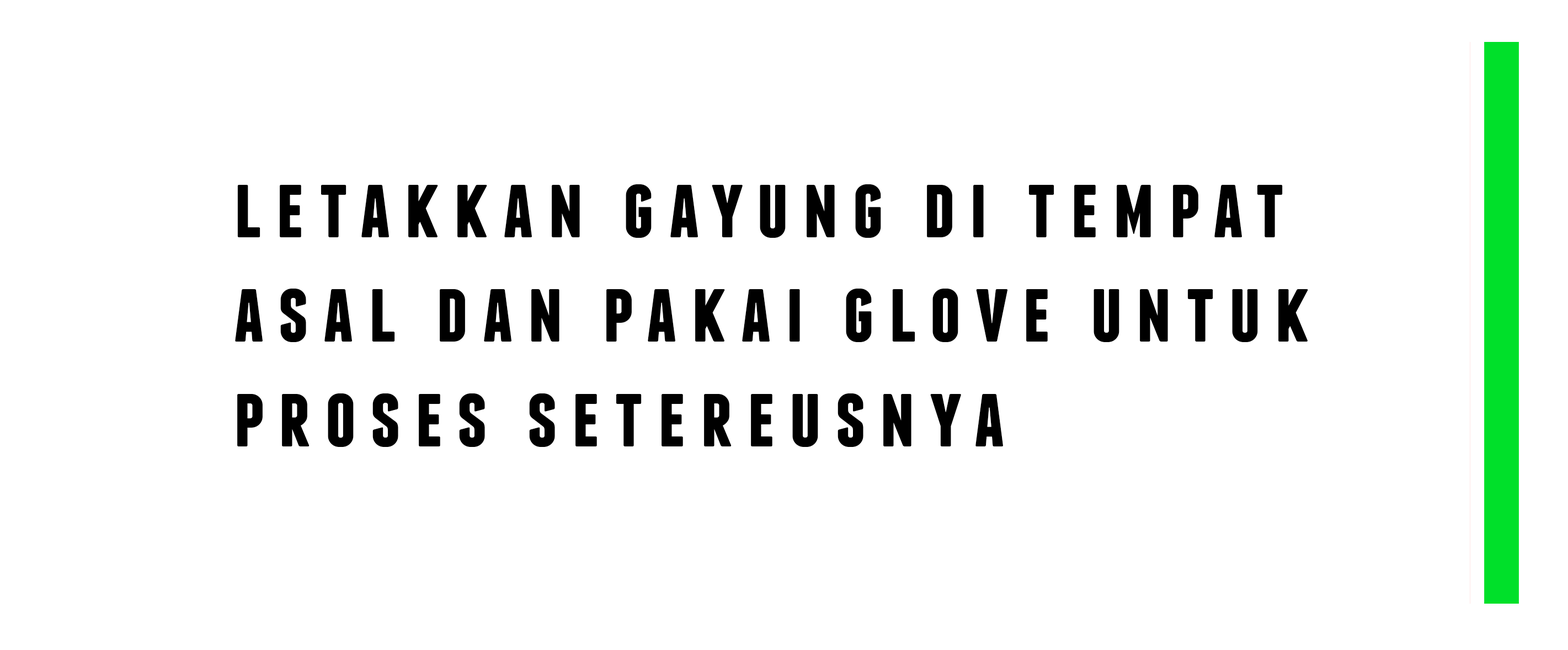
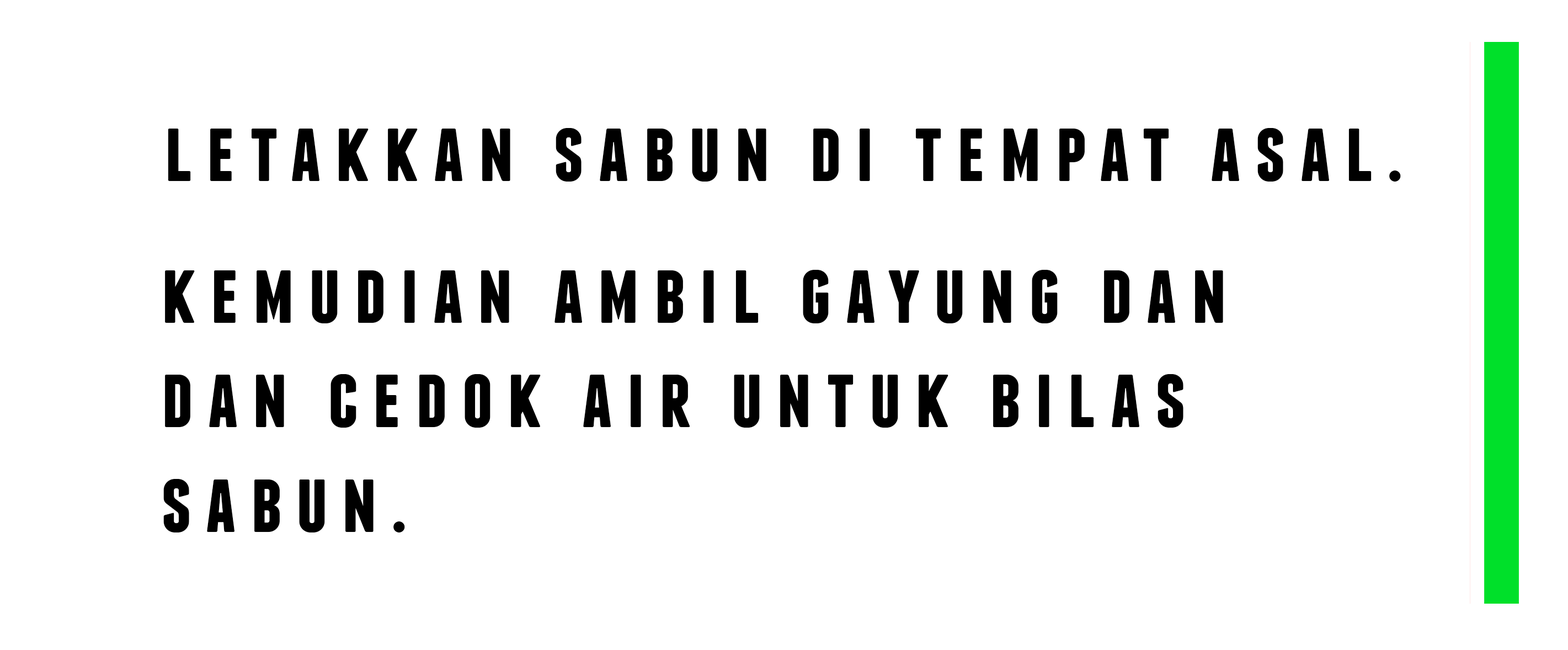
Before/after of a 1568 x 650 layered artwork. What changed in the layer stack:
added layer "kemudian ambil gayung dan dan cedok air untuk bilas sabun." above "letakkan sabun di tempat asal." over (x1=163, y1=269, x2=1224, y2=533)
renamed "letakkan gayung di tempat asal dan pakai glove untuk proses set" to "letakkan sabun di tempat asal.", painted on it over (x1=167, y1=128, x2=1401, y2=447)
